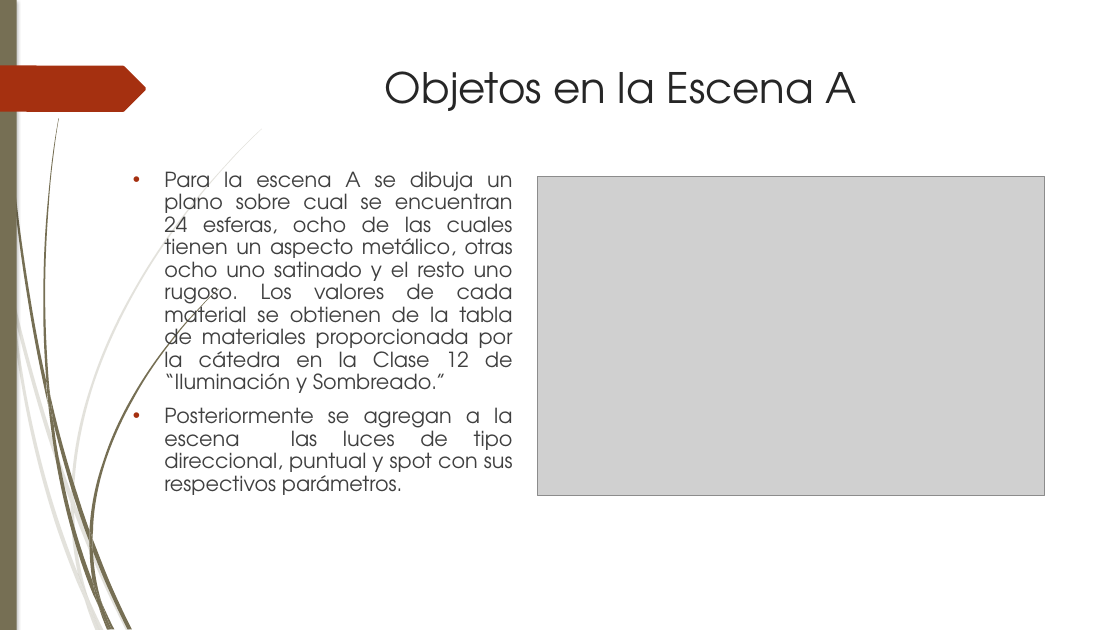
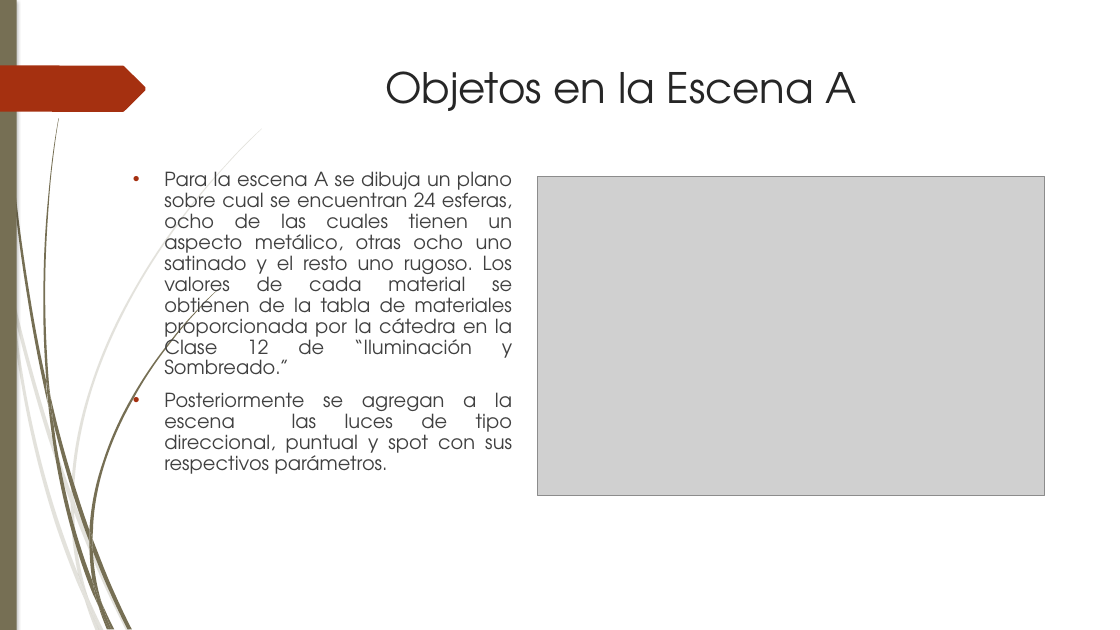
Before and after one commit to Barbmatt/Proyecto2, a slide deck: slide 4 of Presentación/Presentacion Proyecto 2.pptx. Drawn at 1120x630 pixels with LibreOffice and Linux fonts; fonts in the diff are those of the drawing; grey boxes stand for pictures. Boxes give left, top, right and bottom in pixels: in the first picture for what was removed or moved away, otherwise in the second. Text is boxed around its words. In the diff, an @@ line names an element or a change of style, - is before the commit and + after.

```diff
--- a/Presentación/Presentacion Proyecto 2.pptx
+++ b/Presentación/Presentacion Proyecto 2.pptx
@@ freeform shape at bbox=[71, 129, 262, 501]: outline redrawn @@
@@ text "Para la escena A se ..." at bbox=[164, 171, 512, 474]: size 17.8 to 16.6 pt @@
@@ freeform shape at bbox=[89, 289, 218, 539]: outline redrawn @@
```
Also in this commit, not shown: 15 other slides changed, 1 other file.
